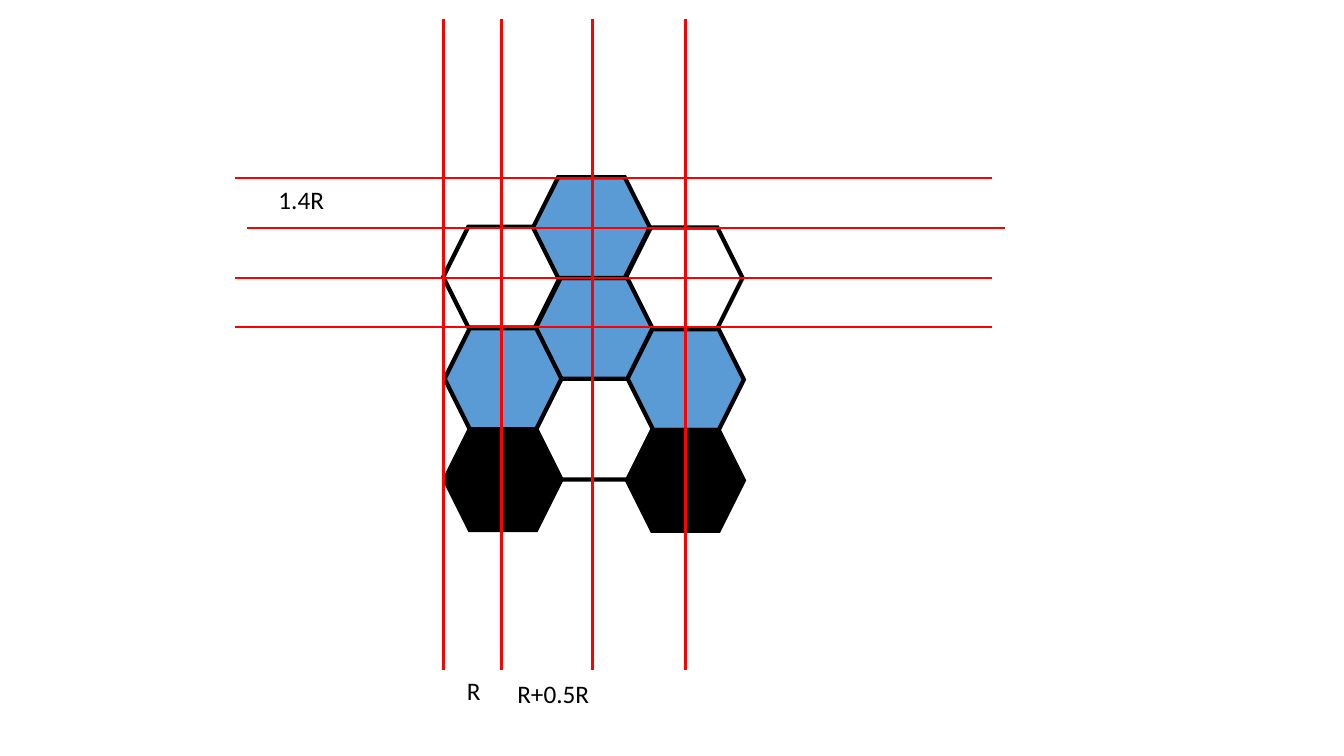
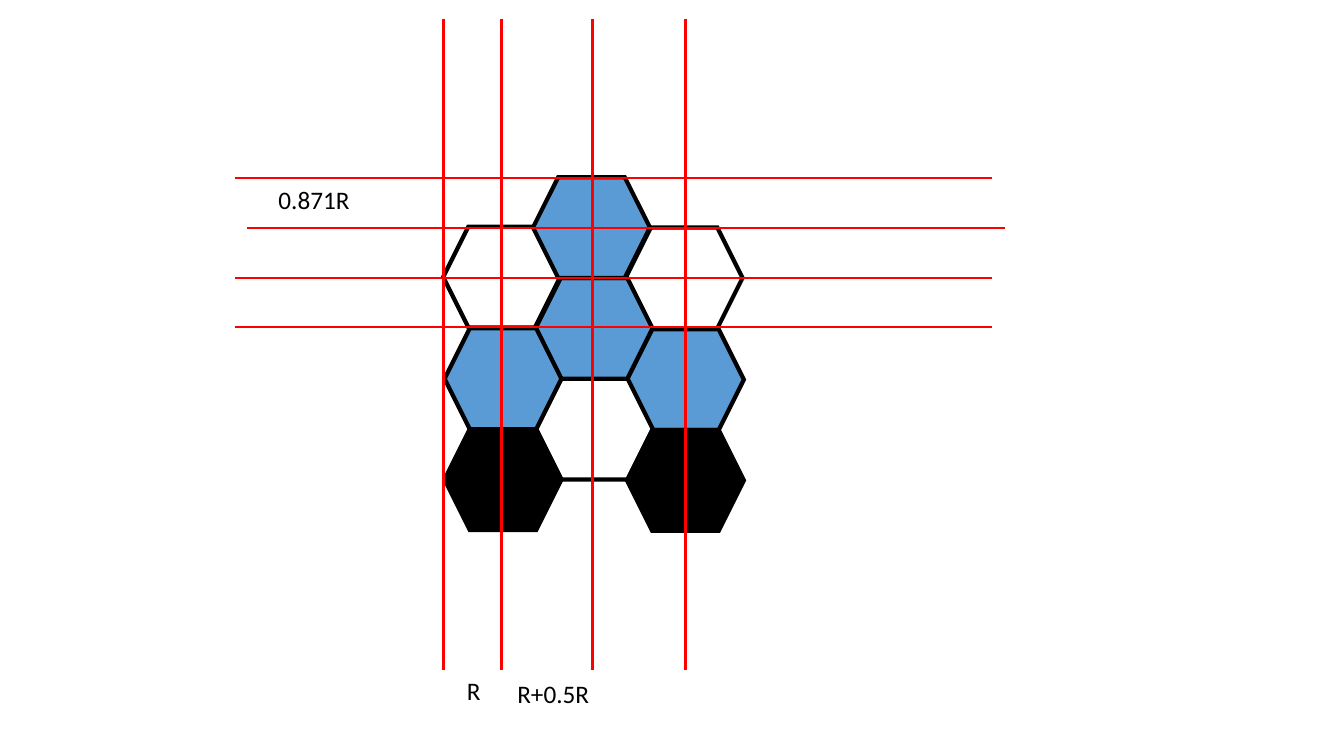
Before and after one commit to man4781747/JS-practice, a slide deck: slide 4 of practice-6.2-maze-Hexagon/PPT.pptx. Drawn at 1344x756 pixels with LibreOffice and Linux fonts; fonts in the diff are those of the drawing. Boxes give left, top, right and bottom in pixels: in the first picture for what was removed or moved away, otherwise in the second. Text is boxed around its words. In the diff, an @@ line names an element or a change of style, - is before the commit and + after.

```diff
--- a/practice-6.2-maze-Hexagon/PPT.pptx
+++ b/practice-6.2-maze-Hexagon/PPT.pptx
@@ text at (278, 191, 349, 209): text changed @@
-1.4R
+0.871R
```
Also in this commit, not shown: 1 other slide changed, 1 slide added, 2 other files.
